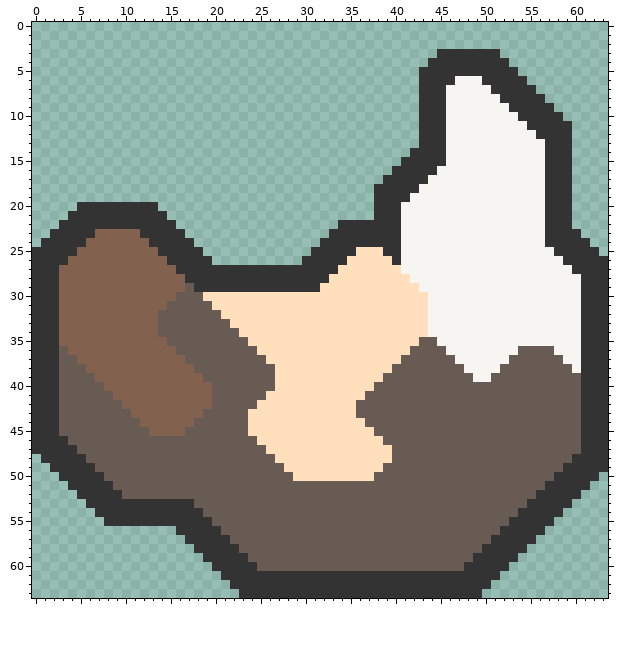
A pixel-art sprite gets an edit: assets/sprites/ui/sectors/sector-psammos-eroded-desert.png. That is the earlier state.
The file is 64x64 pixels.
And afterwards:
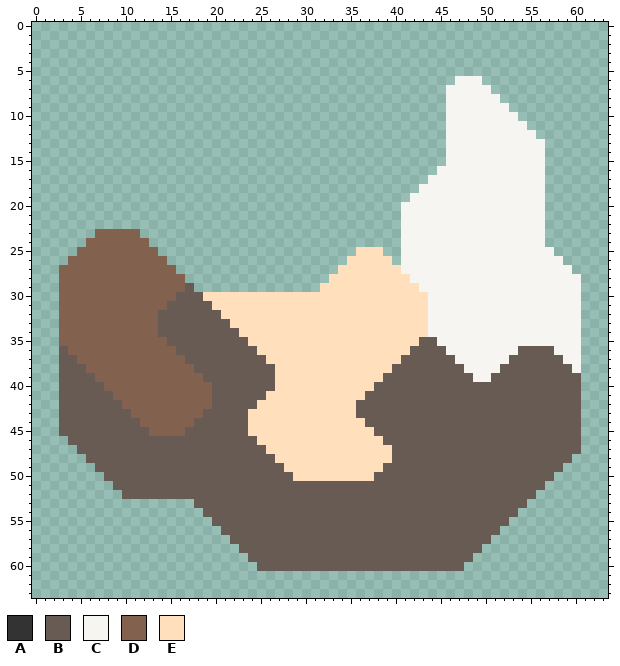
Palette (. is transparent): A #333333  B #675b53  C #f7f5f2  D #82624e  E #ffdfbc
Diff:
Changed rows in their new state; - is an unchanged pixel.
first column x 0:
 3 ---------------------------------------------.......------------
 4 --------------------------------------------.........-----------
 5 -------------------------------------------...........----------
 6 -------------------------------------------....---.....---------
 7 -------------------------------------------...-----.....--------
 8 -------------------------------------------...------.....-------
 9 -------------------------------------------...-------.....------
10 -------------------------------------------...--------.....-----
11 -------------------------------------------...---------.....----
12 -------------------------------------------...----------....----
13 -------------------------------------------...-----------...----
14 ------------------------------------------....-----------...----
15 -----------------------------------------.....-----------...----
16 ----------------------------------------.....------------...----
17 ---------------------------------------.....-------------...----
18 --------------------------------------.....--------------...----
19 --------------------------------------....---------------...----
20 -----.........------------------------...----------------...----
21 ----...........-----------------------...----------------...----
22 ---.............------------------.......----------------...----
23 --.....-----.....----------------........----------------....---
24 -.....-------.....--------------.........----------------.....--
25 .....---------.....------------.....---..-----------------.....-
26 ....-----------.....----------.....-----.------------------.....
27 ...-------------..................--------------------------....
28 ...--------------................----------------------------...
29 ...---------------..............-----------------------------...
30 ...----------------------------------------------------------...
31 ...----------------------------------------------------------...
32 ...----------------------------------------------------------...
33 ...----------------------------------------------------------...
34 ...----------------------------------------------------------...
35 ...----------------------------------------------------------...
36 ...----------------------------------------------------------...
37 ...----------------------------------------------------------...
38 ...----------------------------------------------------------...
39 ...----------------------------------------------------------...
40 ...----------------------------------------------------------...
41 ...----------------------------------------------------------...
42 ...----------------------------------------------------------...
43 ...----------------------------------------------------------...
44 ...----------------------------------------------------------...
45 ...----------------------------------------------------------...
46 ....---------------------------------------------------------...
47 .....--------------------------------------------------------...
48 -.....------------------------------------------------------....
49 --.....----------------------------------------------------.....
50 ---.....--------------------------------------------------.....-
51 ----.....------------------------------------------------.....--
52 -----.....----------------------------------------------.....---
53 ------............-------------------------------------.....----
54 -------............-----------------------------------.....-----
55 --------............---------------------------------.....------
56 ----------------.....-------------------------------.....-------
57 -----------------.....-----------------------------.....--------
58 ------------------.....---------------------------.....---------
59 -------------------.....-------------------------.....----------
60 --------------------.....-----------------------.....-----------
61 ---------------------...............................------------
62 ----------------------.............................-------------
63 -----------------------...........................--------------
Boxes around the changes in both pictures, in picture pixels (x1, y1, x2, y2):
erased: (32, 49, 608, 598)
